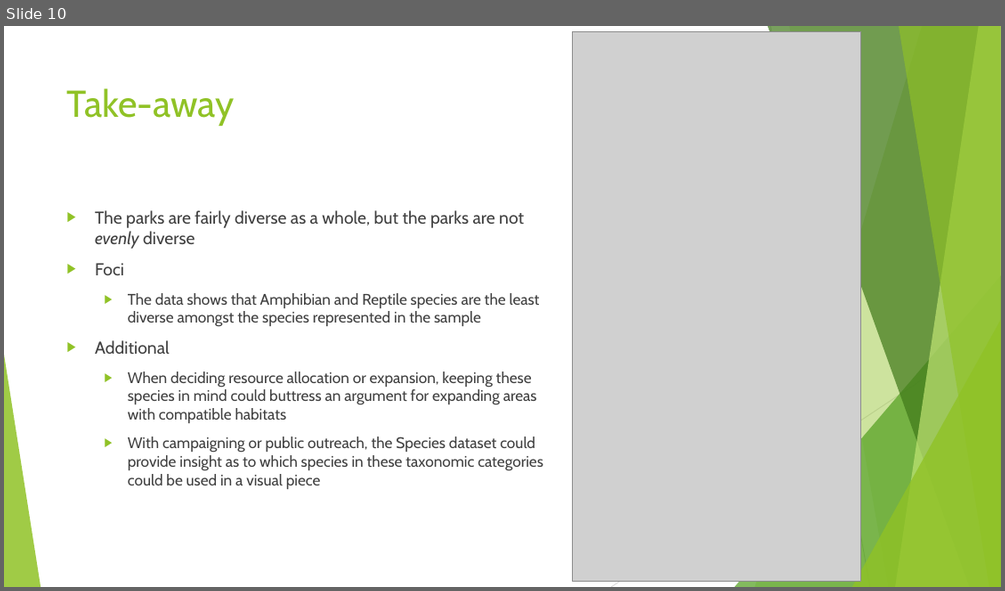
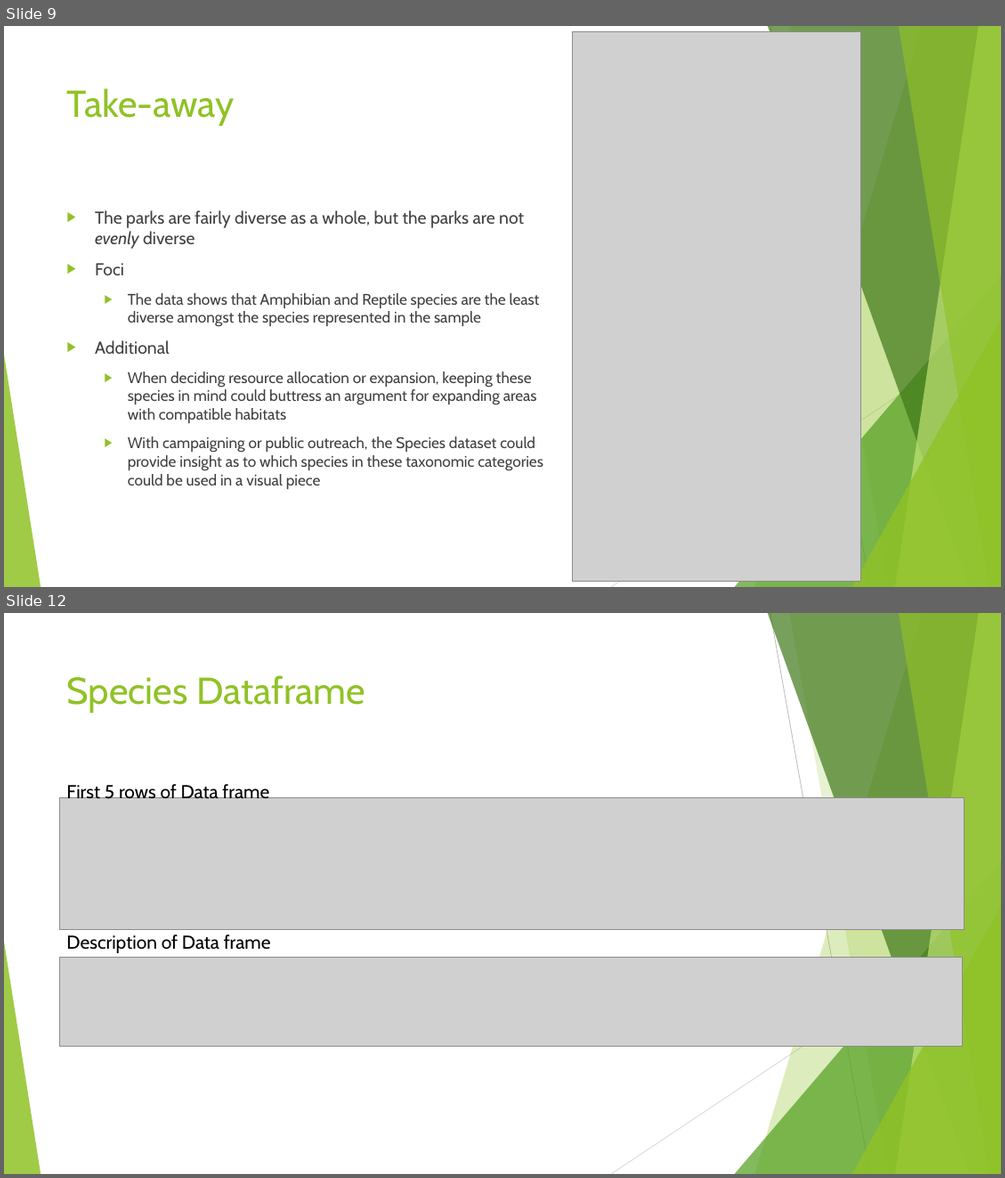
Before and after one commit to davidag2696/Biodiversity_Indices_Analysis_Four_National_Parks, a slide deck: biodiversity_presentation.pptx. Shown one above the other, each under a label of ours: slide 10 before the commit, slides 9 and 12 after it; the slides between them are not shown. The pictures are 1005x591 and 1005x1178 pixels, drawn with LibreOffice and Linux fonts; fonts in the diff are those of the drawing; grey boxes stand for pictures. Boxes give left, top, right and bottom in pixels: in the first picture for what was removed or moved away, otherwise in the second. Text is boxed around its words. In the diff, an @@ line names an element or a change of style, - is before the commit and + after.

```diff
--- a/biodiversity_presentation.pptx
+++ b/biodiversity_presentation.pptx
@@ slide 12 added at (4, 613, 1001, 1174), background #FFFFFF; not listed: 10 template elements that a slide beside it also shows @@
@@ title added at (67, 675, 365, 713), 36 pt, text #90C226 @@
+Species Dataframe
@@ picture added at (59, 798, 964, 929) @@
@@ text added at (66, 782, 269, 799), 18 pt, text #000000 @@
+First 5 rows of Data frame
@@ picture added at (59, 957, 963, 1046) @@
@@ text added at (66, 934, 271, 953), 18 pt, text #000000 @@
+Description of Data frame
@@ what was slide 10 is now slide 9 @@
```
Also in this commit, not shown: 5 other slides added, 2 slides removed, 10 other files.
